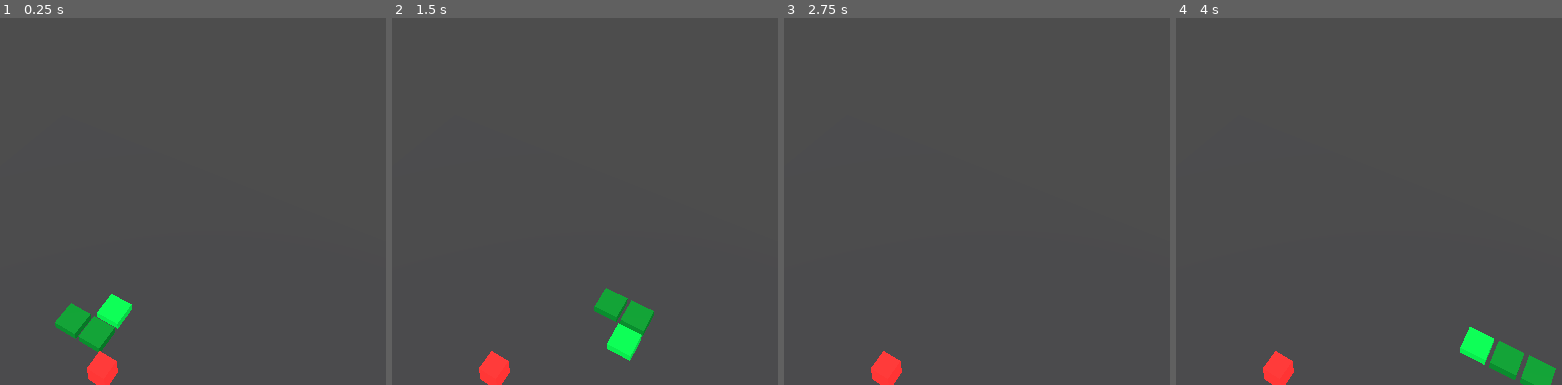
Above: before the commit, frames 1-4 (left to right).
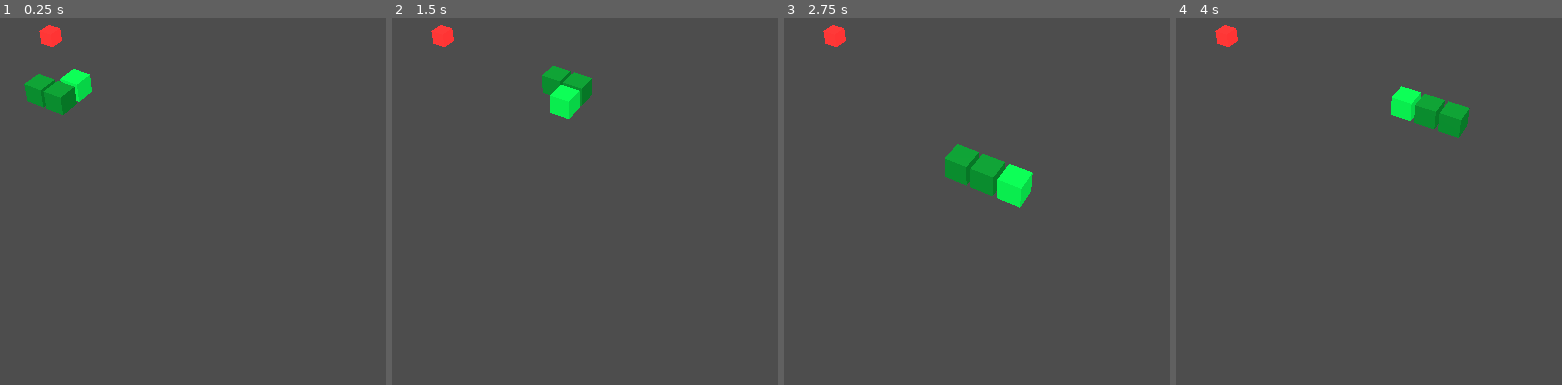
Above: after the commit, the same moments.

Repository: kevindunn766/ai-game-studio
Game: Godot game, scene res://scenes/Main.tscn
Same seed, same stepped clock (60 frames per second), same inputs: the game is played once before the commit and once after it.
Inputs:
- Up to frame 1 (0.25 s): no input
- Up to frame 2 (1.5 s): tap Enter (ui_accept) at 0.5, 0.6, 0.77, 1.07, 1.35 s; hold D (move_right) 0.53-1.28 s; hold S (move_down) from 1.28 s (still down)
- Up to frame 3 (2.75 s): tap Enter (ui_accept) at 1.52, 1.82, 2.1 s; release S (move_down) at 2.03 s; hold D (move_right) from 2.03 s (still down)
- Up to frame 4 (4 s): release D (move_right) at 2.78 s; hold W (move_up) 2.78-3.53 s; tap Enter (ui_accept) at 2.85, 3.02, 3.32, 3.6, 3.77 s; hold A (move_left) from 3.53 s (still down)

The runs differ from the first frame. In frame 1, 3.8% of the frame differs, in the area x 6-35%, y 1-100%; in frame 2, 3.6%; in frame 3, 3.0%; in frame 4, 4.1%, in the area x 10-99%, y 1-100%.

Commit message:
Add endless floor spawning and pastel obstacles with crane-arm camera

Diff:
--- a/snake-3d/scenes/Main.tscn
+++ b/snake-3d/scenes/Main.tscn
@@ -4,28 +4,7 @@
 [ext_resource type="Script" path="res://scripts/snake.gd" id="2_snake"]
 [ext_resource type="Script" path="res://scripts/food.gd" id="3_food"]
 [ext_resource type="Script" path="res://scripts/score_label.gd" id="4_score"]
-
-[sub_resource type="StandardMaterial3D" id="MatFloor"]
-albedo_color = Color(0.08, 0.08, 0.08, 1.0)
-roughness = 0.95
-
-[sub_resource type="StandardMaterial3D" id="MatGrid"]
-albedo_color = Color(0.3, 0.32, 0.35, 1.0)
-roughness = 1.0
-
-[sub_resource type="StandardMaterial3D" id="MatHead"]
-albedo_color = Color(0.05, 0.9, 0.3, 1.0)
-emission_enabled = true
-emission = Color(0.05, 0.9, 0.3, 1.0)
-emission_energy_multiplier = 0.9
-roughness = 0.3
-
-[sub_resource type="StandardMaterial3D" id="MatBody"]
-albedo_color = Color(0.05, 0.65, 0.22, 1.0)
-emission_enabled = true
-emission = Color(0.05, 0.65, 0.22, 1.0)
-emission_energy_multiplier = 0.6
-roughness = 0.45
+[ext_resource type="Script" path="res://scripts/floor_manager.gd" id="5_floor"]
 
 [sub_resource type="StandardMaterial3D" id="MatFood"]
 albedo_color = Color(1.0, 0.14, 0.14, 1.0)
@@ -55,22 +34,18 @@
 light_energy = 0.7
 omni_range = 30.0
 
-[node name="Floor" type="MeshInstance3D" parent="."]
-transform = Transform3D(20, 0, 0, 0, 1, 0, 0, 0, 20, 10, -0.3, 10)
-material_override = SubResource("MatFloor")
-mesh = SubResource("MeshBox")
-
-[node name="FloorGrid" type="MeshInstance3D" parent="."]
-transform = Transform3D(20, 0, 0, 0, 1, 0, 0, 0, 20, 10, -0.29, 10)
-material_override = SubResource("MatGrid")
-mesh = SubResource("MeshBox")
+[node name="FloorManager" type="Node3D" parent="."]
+script = ExtResource("5_floor")
+tile_size = 0.9
+view_radius = 18
+obstacle_chance = 0.25
 
 [node name="Camera3D" type="Camera3D" parent="."]
-transform = Transform3D(0.87, -0.28, 0.41, 0, 0.82, 0.57, -0.5, -0.5, 0.71, 18, 18, 18)
+transform = Transform3D(0.87, -0.28, 0.41, 0, 0.82, 0.57, -0.5, -0.5, 0.71, 13.5, 13.5, 13.5)
 current = true
 fov = 55.0
 near = 0.1
-far = 120.0
+far = 150.0
 
 [node name="Snake" type="Node3D" parent="."]
 script = ExtResource("2_snake")
--- /dev/null
+++ b/snake-3d/scripts/floor_manager.gd
@@ -0,0 +1,113 @@
+class_name FloorManager extends Node3D
+
+@export var snake: Node3D
+@export var view_radius: int = 18
+@export var obstacle_chance: float = 0.25
+@export var tile_size: float = 0.9
+
+var rng: RandomNumberGenerator
+var active_tiles: Dictionary = {}
+
+
+func _ready() -> void:
+	rng = RandomNumberGenerator.new()
+	rng.randomize()
+	_update_tiles()
+
+
+func _process(_delta: float) -> void:
+	_update_tiles()
+
+
+func _update_tiles() -> void:
+	if not snake:
+		return
+
+	var head: Vector3 = snake.global_position
+	var cx: int = int(round(head.x))
+	var cz: int = int(round(head.z))
+	var needed: Dictionary = {}
+
+	for x: int in range(cx - view_radius, cx + view_radius + 1):
+		for z: int in range(cz - view_radius, cz + view_radius + 1):
+			var key: Vector3i = Vector3i(x, 0, z)
+			needed[key] = true
+			if not active_tiles.has(key):
+				_spawn_tile(key)
+
+	var to_despawn: Array = []
+	for key: Vector3i in active_tiles.keys():
+		if not needed.has(key):
+			to_despawn.append(key)
+	for key: Vector3i in to_despawn:
+		_despawn_tile(key)
+
+
+func _spawn_tile(key: Vector3i) -> void:
+	var tile: Node3D = Node3D.new()
+	tile.name = "Tile_%d_%d" % [key.x, key.z]
+	tile.position = Vector3(float(key.x), 0.0, float(key.z))
+
+	var floor_mesh: MeshInstance3D = MeshInstance3D.new()
+	floor_mesh.name = "FloorMesh"
+	var fm := BoxMesh.new()
+	fm.size = Vector3(tile_size, 0.05, tile_size)
+	var fmat := StandardMaterial3D.new()
+	fmat.albedo_color = Color(0.1, 0.1, 0.1, 1.0)
+	fmat.roughness = 0.95
+	floor_mesh.material_override = fmat
+	floor_mesh.mesh = fm
+	tile.add_child(floor_mesh)
+
+	var grid_mesh: MeshInstance3D = MeshInstance3D.new()
+	grid_mesh.name = "GridMesh"
+	var gm := BoxMesh.new()
+	gm.size = Vector3(tile_size * 1.02, 0.002, tile_size * 1.02)
+	var gmat := StandardMaterial3D.new()
+	gmat.albedo_color = Color(0.35, 0.37, 0.4, 1.0)
+	grid_mesh.material_override = gmat
+	grid_mesh.mesh = gm
+	grid_mesh.position.y = 0.027
+	tile.add_child(grid_mesh)
+
+	if rng.randf() < obstacle_chance:
+		var obstacle: MeshInstance3D = MeshInstance3D.new()
+		obstacle.name = "Obstacle"
+		var om := BoxMesh.new()
+		om.size = Vector3(tile_size * 0.55, tile_size * 0.55, tile_size * 0.55)
+		var omat := StandardMaterial3D.new()
+		var hue: float = rng.randf()
+		var pastel := Color.from_hsv(hue, 0.35, 0.92, 1.0)
+		omat.albedo_color = pastel
+		omat.roughness = 0.3
+		obstacle.material_override = omat
+		obstacle.mesh = om
+		obstacle.position.y = tile_size * 0.3
+		tile.add_child(obstacle)
+
+	add_child(tile)
+	active_tiles[key] = tile
+
+
+func _despawn_tile(key: Vector3i) -> void:
+	var tile: Node3D = active_tiles.get(key, null)
+	if tile:
+		remove_child(tile)
+		tile.queue_free()
+	active_tiles.erase(key)
+
+
+func is_tile_obstacle_at(world_pos: Vector3) -> bool:
+	var key: Vector3i = Vector3i(int(round(world_pos.x)), 0, int(round(world_pos.z)))
+	if active_tiles.has(key):
+		var tile: Node3D = active_tiles[key]
+		return tile.has_node("Obstacle")
+	return false
+
+
+func is_tile_obstacle_at_grid(gx: int, gz: int) -> bool:
+	var key: Vector3i = Vector3i(gx, 0, gz)
+	if active_tiles.has(key):
+		var tile: Node3D = active_tiles[key]
+		return tile.has_node("Obstacle")
+	return false
--- a/snake-3d/scripts/game_manager.gd
+++ b/snake-3d/scripts/game_manager.gd
@@ -4,13 +4,13 @@
 signal food_eaten(score: int)
 signal game_over(final_score: int)
 
-@export var grid_size: int = 20
 @export var initial_speed: float = 0.18
 @export var speed_increment: float = 0.015
 @export var speed_increase_interval: int = 5
 
 @onready var food: Node3D = $Food
 @onready var snake: Node3D = $Snake
+@onready var floor_manager: Node3D = $FloorManager
 
 var snake_ref: Node3D:
 	get: return snake
@@ -28,7 +28,6 @@
 
 
 func _ready() -> void:
-	# Headless-safe Action maps so input works without project input map file.
 	_ensure_action("move_up", [KEY_W, KEY_UP])
 	_ensure_action("move_down", [KEY_S, KEY_DOWN])
 	_ensure_action("move_left", [KEY_A, KEY_LEFT])
@@ -40,7 +39,6 @@
 	high_score = _load_high_score()
 	current_speed = initial_speed
 
-	# Wire HUD directly so no signal plumbing is required.
 	var score_label: Label3D = get_node_or_null("ScoreLabel")
 	if score_label:
 		score_label.text = "0"
@@ -49,9 +47,7 @@
 	if game_over_overlay:
 		game_over_overlay.visible = false
 
-	# Make sure food sits on grid on initial load next frame.
-	if food.global_position.y < -100.0:
-		_spawn_food()
+	_spawn_food()
 
 
 func _ensure_action(name: String, keys: Array) -> void:
@@ -70,13 +66,13 @@
 			restart()
 		return
 
-	if event.is_action_pressed("move_up") or event.is_action_pressed("ui_up"):
+	if Input.is_action_just_pressed("move_up") or Input.is_action_just_pressed("ui_up"):
 		snake.set_direction(Vector3.FORWARD)
-	elif event.is_action_pressed("move_down") or event.is_action_pressed("ui_down"):
+	elif Input.is_action_just_pressed("move_down") or Input.is_action_just_pressed("ui_down"):
 		snake.set_direction(Vector3.BACK)
-	elif event.is_action_pressed("move_left") or event.is_action_pressed("ui_left"):
+	elif Input.is_action_just_pressed("move_left") or Input.is_action_just_pressed("ui_left"):
 		snake.set_direction(Vector3.LEFT)
-	elif event.is_action_pressed("move_right") or event.is_action_pressed("ui_right"):
+	elif Input.is_action_just_pressed("move_right") or Input.is_action_just_pressed("ui_right"):
 		snake.set_direction(Vector3.RIGHT)
 
 
@@ -94,7 +90,14 @@
 		return
 
 	var head := snake.segments.front() as Vector3
-	if head.distance_to(food.global_position) < 0.01:
+
+	# Obstacle death
+	if floor_manager and floor_manager.has_method("is_tile_obstacle_at"):
+		if floor_manager.is_tile_obstacle_at(head):
+			_trigger_game_over()
+			return
+
+	if Vector2(head.x - food.global_position.x, head.z - food.global_position.z).length_squared() < 0.25:
 		score += 1
 		food_eaten_count += 1
 		if score > high_score:
@@ -120,22 +123,16 @@
 
 
 func _spawn_food() -> void:
-	var occupied: Dictionary = {}
-	for seg: Vector3 in snake.segments:
-		occupied[Vector3(round(seg.x), 0.0, round(seg.z))] = true
-
-	var attempts := 0
-	while attempts < 1000:
-		var x: int = rng.randi_range(0, grid_size - 1)
-		var z: int = rng.randi_range(0, grid_size - 1)
-		var candidate := Vector3(float(x), 0.0, float(z))
-		if not occupied.has(candidate):
-			food.global_position = candidate
-			return
-		attempts += 1
-
-	# Fallback: truly unable to find empty cell? Just center it.
-	food.global_position = Vector3(float(grid_size) / 2.0, 0.0, float(grid_size) / 2.0)
+	# Spawn food relative to snake head instead of fixed grid bounds.
+	if snake and snake.segments.size() > 0:
+		var head := snake.segments.front() as Vector3
+		var offset_x: int = rng.randi_range(-4, 4)
+		var offset_z: int = rng.randi_range(-4, 4)
+		food.global_position = Vector3(
+			head.x + float(offset_x),
+			0.45,
+			head.z + float(offset_z)
+		)
 
 
 func _get_current_speed() -> float:
@@ -148,7 +145,6 @@
 
 
 func restart() -> void:
-	# Defer scene reload to avoid setup/shutdown races.
 	get_tree().reload_current_scene.call_deferred()
 
 
--- a/snake-3d/scripts/snake.gd
+++ b/snake-3d/scripts/snake.gd
@@ -1,11 +1,12 @@
 class_name Snake
 extends Node3D
 
-var grid_size: int = 20
 var segments: Array = []
 var direction: Vector3 = Vector3.FORWARD
 var next_direction: Vector3 = Vector3.FORWARD
 var grow_pending: int = 0
+
+@export var tile_size: float = 0.9
 
 var head_material: StandardMaterial3D
 var body_material: StandardMaterial3D
@@ -14,9 +15,9 @@
 func _ready() -> void:
 	_setup_materials()
 	segments = [
-		Vector3(10, 0, 10),
-		Vector3(9, 0, 10),
-		Vector3(8, 0, 10),
+		Vector3(0, 0, 0),
+		Vector3(-1, 0, 0),
+		Vector3(-2, 0, 0),
 	]
 	_segments_changed()
 
@@ -37,15 +38,6 @@
 
 	var head := segments.front() as Vector3
 	var new_head := head + direction
-
-	# Wall death
-	if (
-		new_head.x < 0
-		or new_head.z < 0
-		or new_head.x >= grid_size
-		or new_head.z >= grid_size
-	):
-		return false
 
 	# Self collision
 	var occupied: Dictionary = {}
